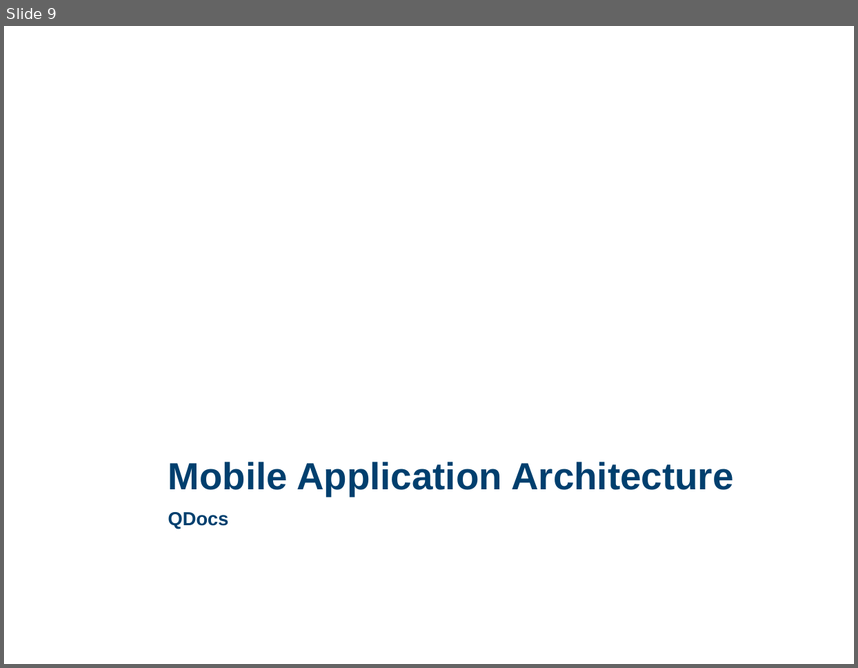
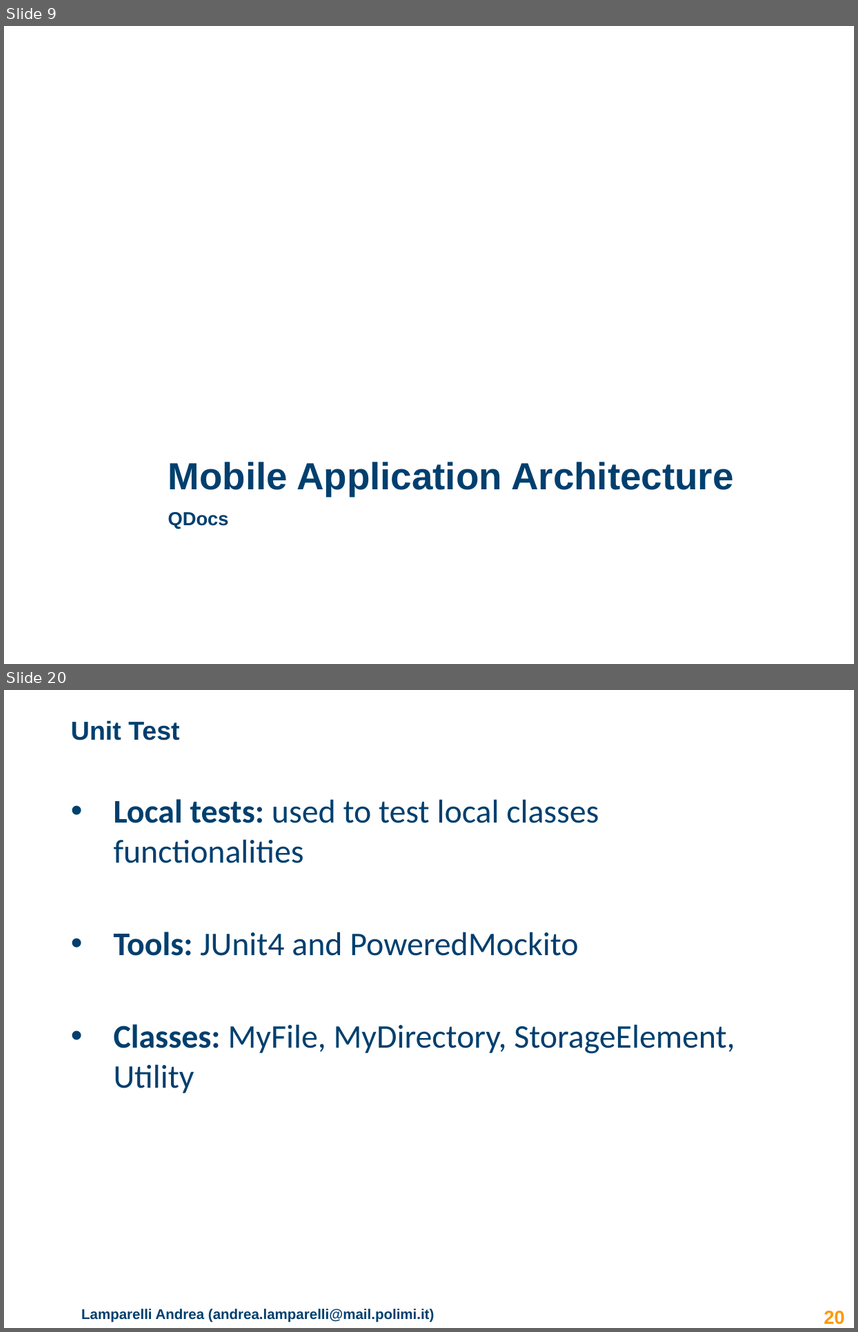
Before and after one commit to lampajr/QDocs, a slide deck: documentation/presentation_qdocs.pptx. Shown one above the other, each under a label of ours: slide 9 before the commit, slides 9 and 20 after it; the slides between them are not shown. The pictures are 858x668 and 858x1332 pixels, drawn with LibreOffice and Linux fonts; fonts in the diff are those of the drawing; background and template pictures are left out. Boxes give left, top, right and bottom in pixels: in the first picture for what was removed or moved away, otherwise in the second. Text is boxed around its words. In the diff, an @@ line names an element or a change of style, - is before the commit and + after.

```diff
--- a/documentation/presentation_qdocs.pptx
+++ b/documentation/presentation_qdocs.pptx
@@ slide 20 added at bbox=[4, 690, 854, 1328], background #FFFFFF @@
@@ title added at bbox=[71, 720, 179, 740], 22 pt, text #003F6E, bold @@
+Unit Test
@@ text added at bbox=[114, 799, 735, 1093], 28 pt, text #003F6E @@
+• Local tests: used to test local classes functionalities
+• Tools: JUnit4 and PoweredMockito
+• Classes: MyFile, MyDirectory, StorageElement, Utility
@@ text added at bbox=[81, 1308, 434, 1322], 12 pt, text #003F6E, bold @@
+Lamparelli Andrea (andrea.lamparelli@mail.polimi.it)
@@ page number added at bbox=[824, 1310, 844, 1324], 16 pt, text #FF9900, bold @@
+20
```
Also in this commit, not shown: 2 slides changed, 8 other slides added, 14 slides removed.
